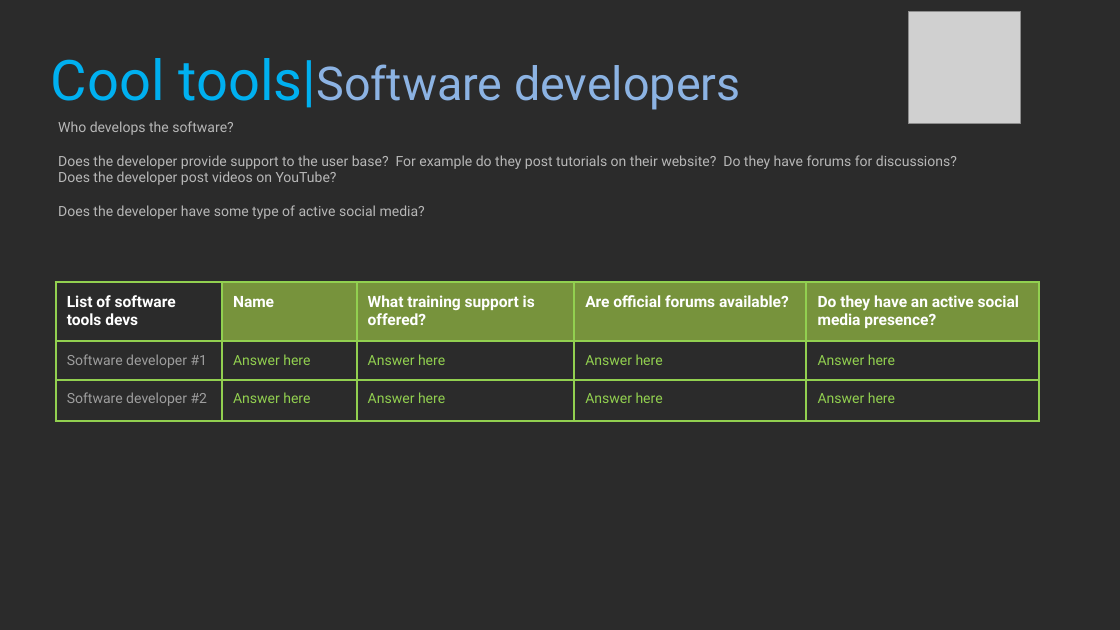
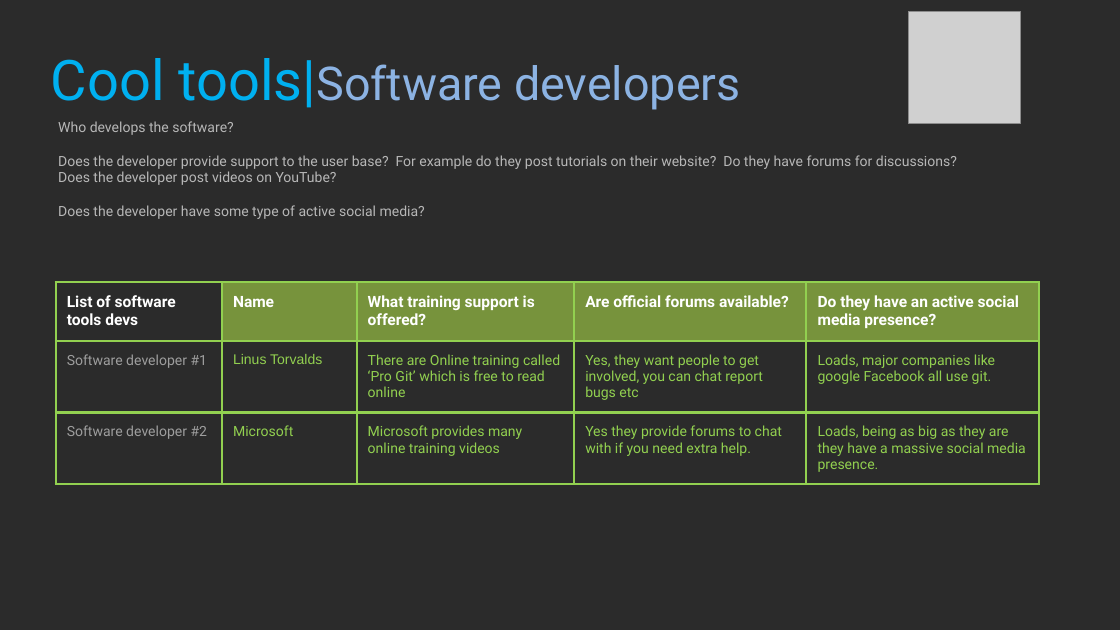
Before and after one commit to BenMate/ProfStudy1, a slide deck: slide 15 of 2021_Professional_Studies_1_YourName.pptx. Drawn at 1120x630 pixels with LibreOffice and Linux fonts; fonts in the diff are those of the drawing; grey boxes stand for pictures; background and template pictures are left out; a plain dark background stands for a picture behind light text. Boxes give left, top, right and bottom in pixels: in the first picture for what was removed or moved away, otherwise in the second. Text is boxed around its words. In the diff, an @@ line names an element or a change of style, - is before the commit and + after.

```diff
--- a/2021_Professional_Studies_1_YourName.pptx
+++ b/2021_Professional_Studies_1_YourName.pptx
@@ table at (56,282,1037,487) @@
-row 2: Software developer #1 | Answer here | Answer here | Answer here | Answer here
+row 2: Software developer #1 | Linus Torvalds | There are Online training called ‘Pro Git’ which is free to read online | Yes, they want people to get involved, you can chat report bugs etc | Loads, major companies like google Facebook all use git.
-row 3: Software developer #2 | Answer here | Answer here | Answer here | Answer here
+row 3: Software developer #2 | Microsoft | Microsoft provides many online training videos | Yes they provide forums to chat with if you need extra help. | Loads, being as big as they are they have a massive social media presence.
```
Also in this commit, not shown: 26 other slides changed, 6 other files.
